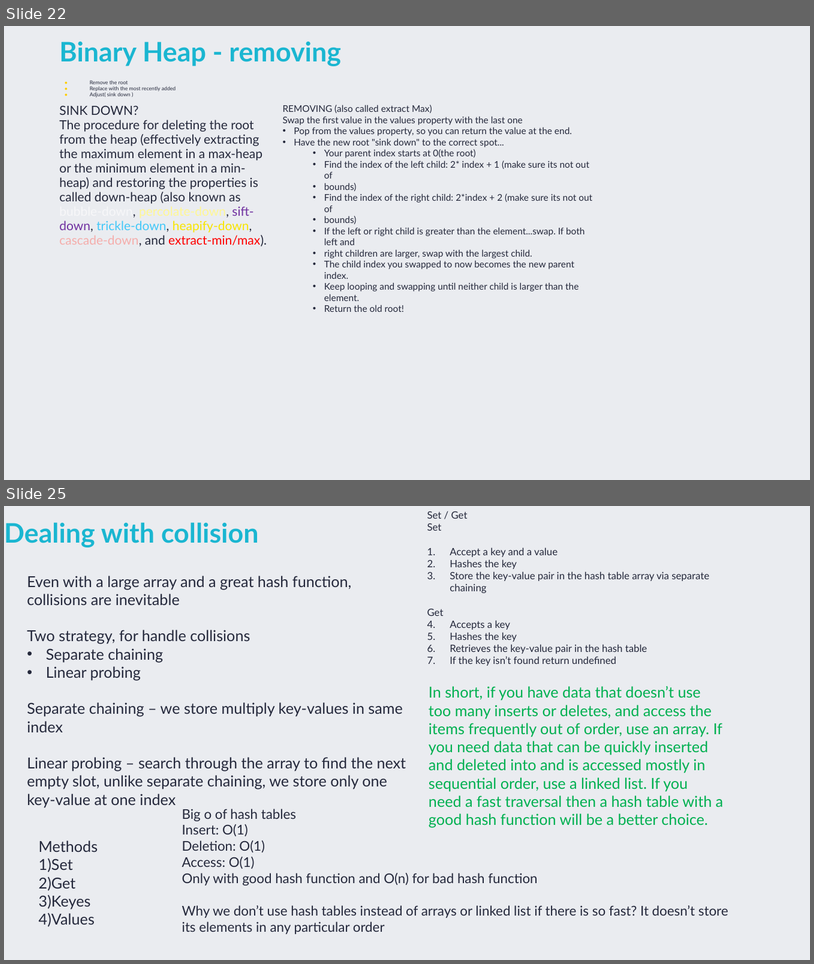
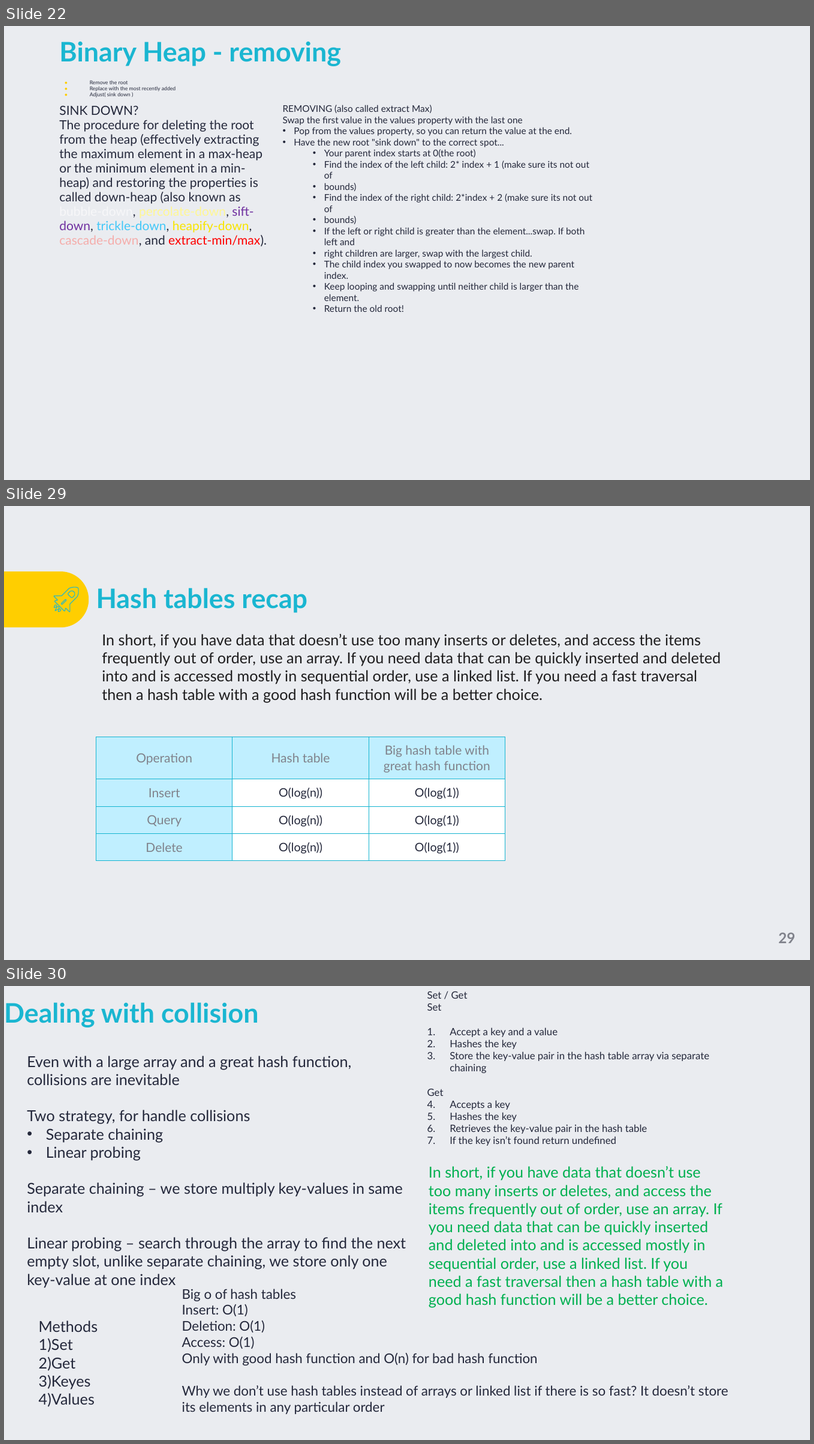
Before and after one commit to TigranVardanyan/Algorithms-and-Data-structures, a slide deck: ds&a.pptx. Shown one above the other, each under a label of ours: slides 22 and 25 before the commit, slides 22, 29 and 30 after it; the slides between them are not shown. The pictures are 814x964 and 814x1444 pixels, drawn with LibreOffice and Linux fonts; fonts in the diff are those of the drawing; background and template pictures are left out. Boxes give left, top, right and bottom in pixels: in the first picture for what was removed or moved away, otherwise in the second. Text is boxed around its words. In the diff, an @@ line names an element or a change of style, - is before the commit and + after.

```diff
--- a/ds&a.pptx
+++ b/ds&a.pptx
@@ slide 29 added at (x1=4, y1=506, x2=810, y2=960), background picture (left out) @@
@@ round same rect added at (x1=4, y1=571, x2=89, y2=627), fill #FFCE00 @@
@@ title added at (x1=96, y1=588, x2=308, y2=613), 32 pt, text #1AB6D1, bold @@
+Hash tables recap
@@ group added at (x1=54, y1=587, x2=79, y2=612): 4 freeform shapes @@
@@ text added at (x1=102, y1=634, x2=721, y2=702), 18 pt, text #1D1C1D @@
+In short, if you have data that doesn’t use too many inserts or deletes, and access the items frequently out of order, use an array. If you need data that can be quickly inserted and deleted into and is accessed mostly in sequential order, use a linked list. If you need a fast traversal then a hash table with a good hash function will be a better choice.
@@ table added at (x1=96, y1=736, x2=506, y2=861), 4 rows, 3 columns @@
+Operation | Hash table | Big hash table with great hash function
+Insert | O(log(n)) | O(log(1))
+Query | O(log(n)) | O(log(1))
+Delete | O(log(n)) | O(log(1))
@@ page number added at (x1=779, y1=932, x2=795, y2=943), 17.3 pt, text #80828B, bold @@
+29
@@ what was slide 25 is now slide 30 @@
```
Also in this commit, not shown: 8 slides changed, 5 other slides added, 1 slide removed, 2 other files.
